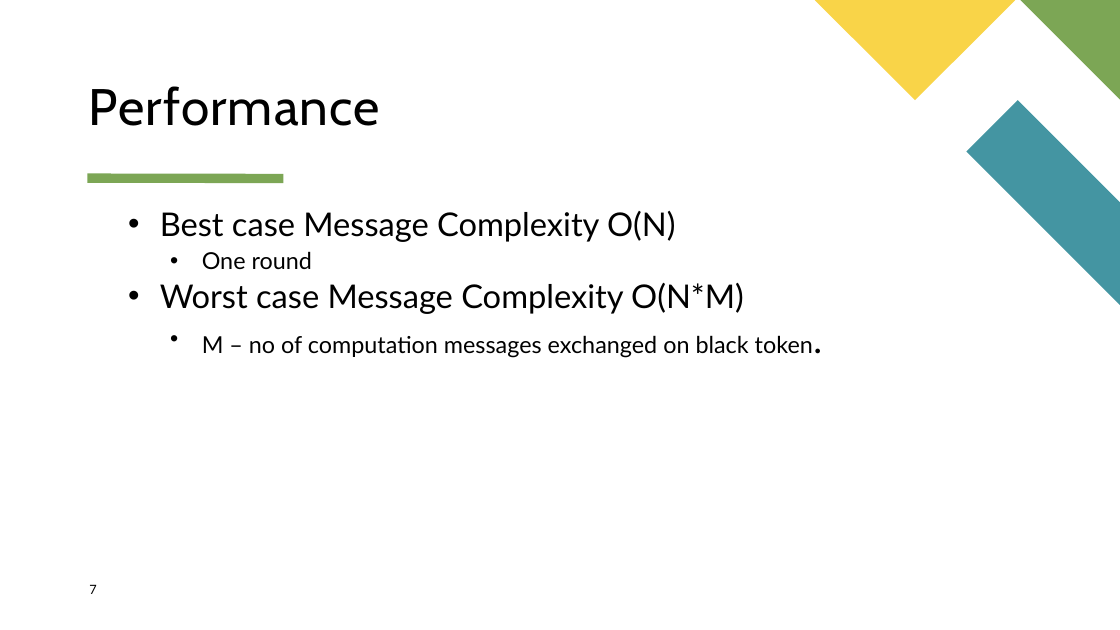
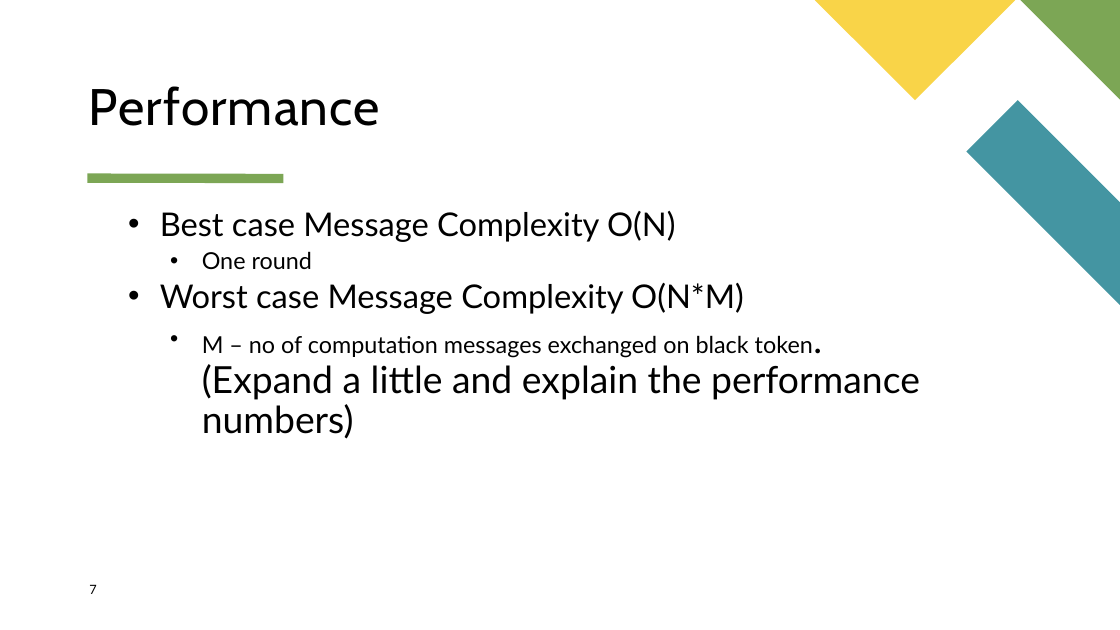
Before and after one commit to adisarip/DS_Project, a slide deck: slide 7 of presentation/Presentation.pptx. Drawn at 1120x630 pixels with LibreOffice and Linux fonts; fonts in the diff are those of the drawing. Boxes give left, top, right and bottom in pixels: in the first picture for what was removed or moved away, otherwise in the second. Text is boxed around its words. In the diff, an @@ line names an element or a change of style, - is before the commit and + after.

```diff
--- a/presentation/Presentation.pptx
+++ b/presentation/Presentation.pptx
@@ text at (202, 335, 920, 439): text changed; size 20 to 32 pt @@
-    • M – no of computation messages exchanged on black token.
+    • M – no of computation messages exchanged on black token.
+      (Expand a little and explain the performance numbers)
```
Also in this commit, not shown: 9 other slides changed.
